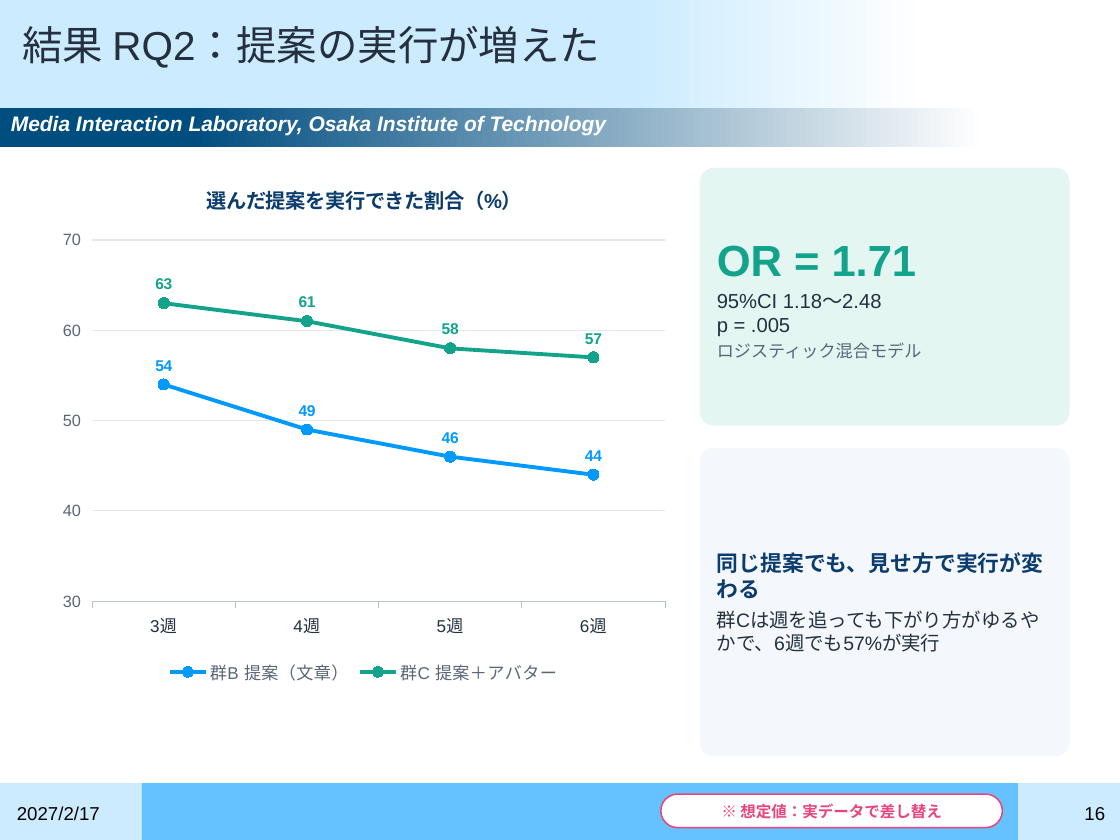
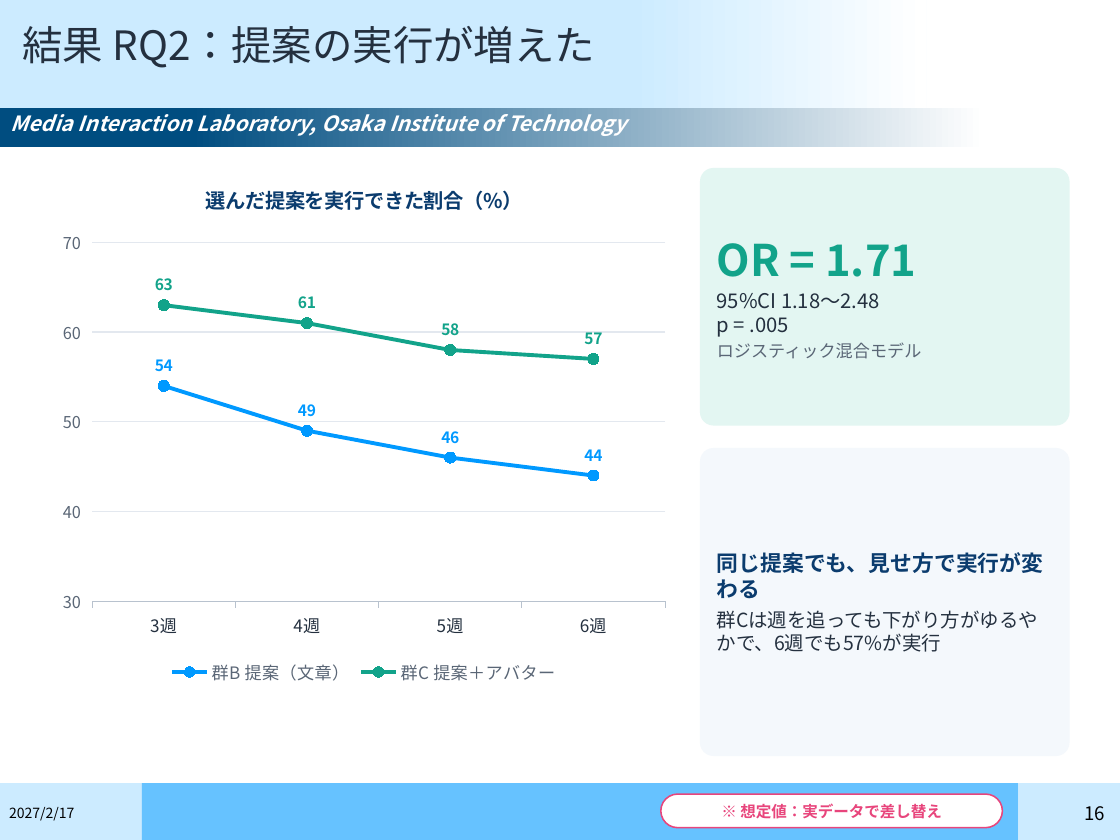
Before and after one commit to gen3121/semonster, a slide deck: slide 16 of research-materials/slides/07_発表①_20270217_修士論文公聴会.pptx. Drawn at 1120x840 pixels with LibreOffice and Linux fonts; fonts in the diff are those of the drawing; background and template pictures are left out. Boxes give left, top, right and bottom in pixels: in the first picture for what was removed or moved away, otherwise in the second. Text is boxed around its words. In the diff, an @@ line names an element or a change of style, - is before the commit and + after.

```diff
--- a/research-materials/slides/07_発表①_20270217_修士論文公聴会.pptx
+++ b/research-materials/slides/07_発表①_20270217_修士論文公聴会.pptx
@@ font Arial to Noto Sans CJK JP in 5 elements at (x1=22, y1=26, x2=595, y2=68), (x1=1085, y1=806, x2=1106, y2=821), (x1=717, y1=243, x2=922, y2=359), (x1=717, y1=552, x2=1044, y2=652), (x1=11, y1=114, x2=626, y2=136) @@
@@ line chart at (x1=50, y1=162, x2=678, y2=689) @@
@@ data labels of 群B 提案（文章） changed @@
@@ data labels of 群C 提案＋アバター changed @@
@@ legend changed @@
@@ category axis changed @@
@@ value axis changed @@
@@ lettering changed @@
@@ text "2027/2/17" at (x1=9, y1=807, x2=74, y2=821): size 12 to 9 pt, font Arial to Noto Sans CJK JP @@
```
Also in this commit, not shown: 22 other slides changed, 33 other files.
